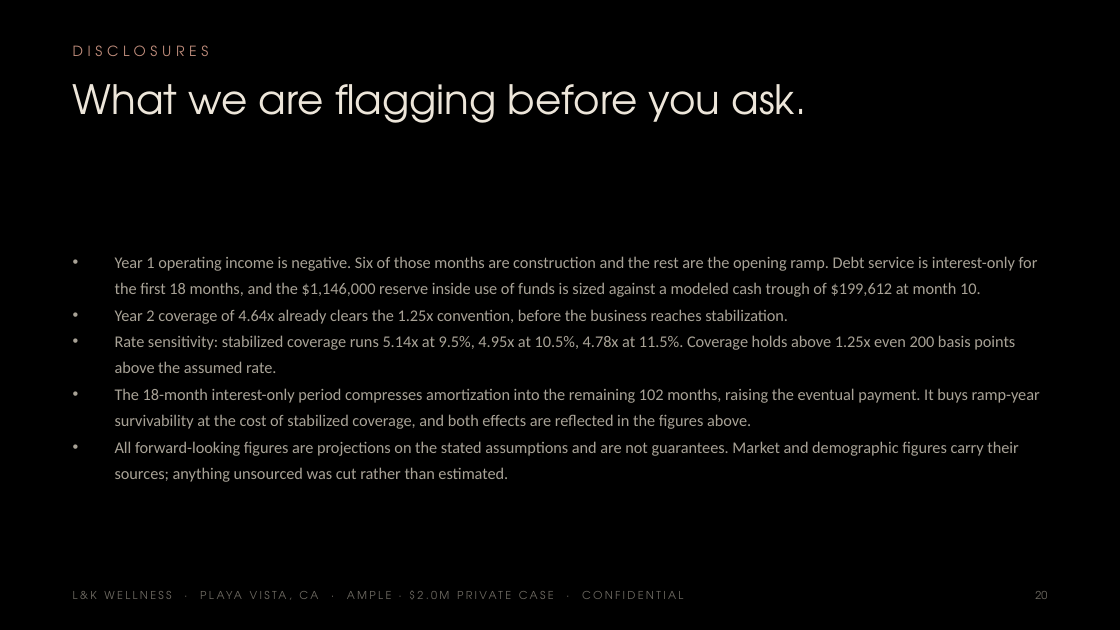
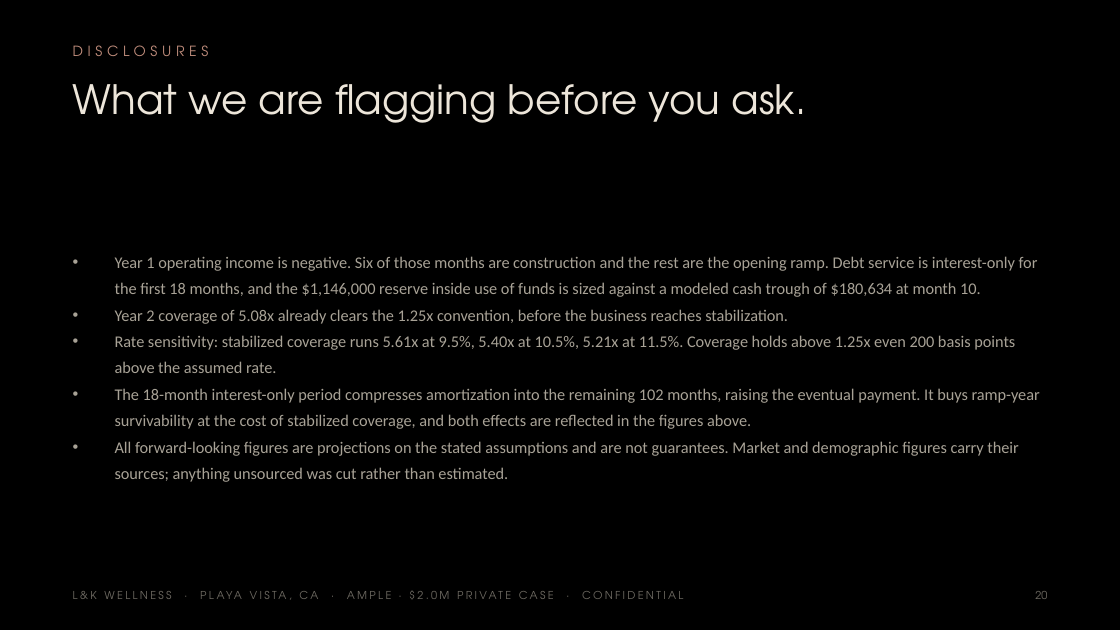
Before and after one commit to apexalpha811/2mil_ample, a slide deck: slide 20 of 2.0mil_ample.pptx. Drawn at 1120x630 pixels with LibreOffice and Linux fonts; fonts in the diff are those of the drawing. Boxes give left, top, right and bottom in pixels: in the first picture for what was removed or moved away, otherwise in the second. Text is boxed around its words. In the diff, an @@ line names an element or a change of style, - is before the commit and + after.

```diff
--- a/2.0mil_ample.pptx
+++ b/2.0mil_ample.pptx
@@ text at (x1=115, y1=256, x2=1038, y2=373): text changed @@
-• Year 1 operating income is negative. Six of those months are construction and the rest are the opening ramp. Debt service is interest-only for the first 18 months, and the $1,146,000 reserve inside use of funds is sized against a modeled cash trough of $199,612 at month 10.
-• Year 2 coverage of 4.64x already clears the 1.25x convention, before the business reaches stabilization.
-• Rate sensitivity: stabilized coverage runs 5.14x at 9.5%, 4.95x at 10.5%, 4.78x at 11.5%. Coverage holds above 1.25x even 200 basis points above the assumed rate.
+• Year 1 operating income is negative. Six of those months are construction and the rest are the opening ramp. Debt service is interest-only for the first 18 months, and the $1,146,000 reserve inside use of funds is sized against a modeled cash trough of $180,634 at month 10.
+• Year 2 coverage of 5.08x already clears the 1.25x convention, before the business reaches stabilization.
+• Rate sensitivity: stabilized coverage runs 5.61x at 9.5%, 5.40x at 10.5%, 5.21x at 11.5%. Coverage holds above 1.25x even 200 basis points above the assumed rate.
```
Also in this commit, not shown: 12 other slides changed, 5 other files.
